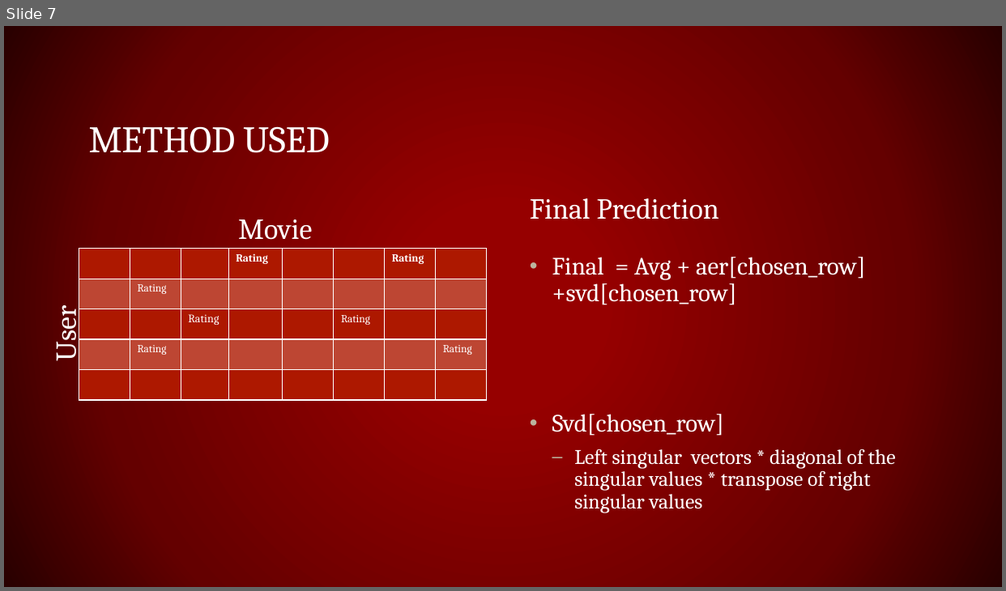
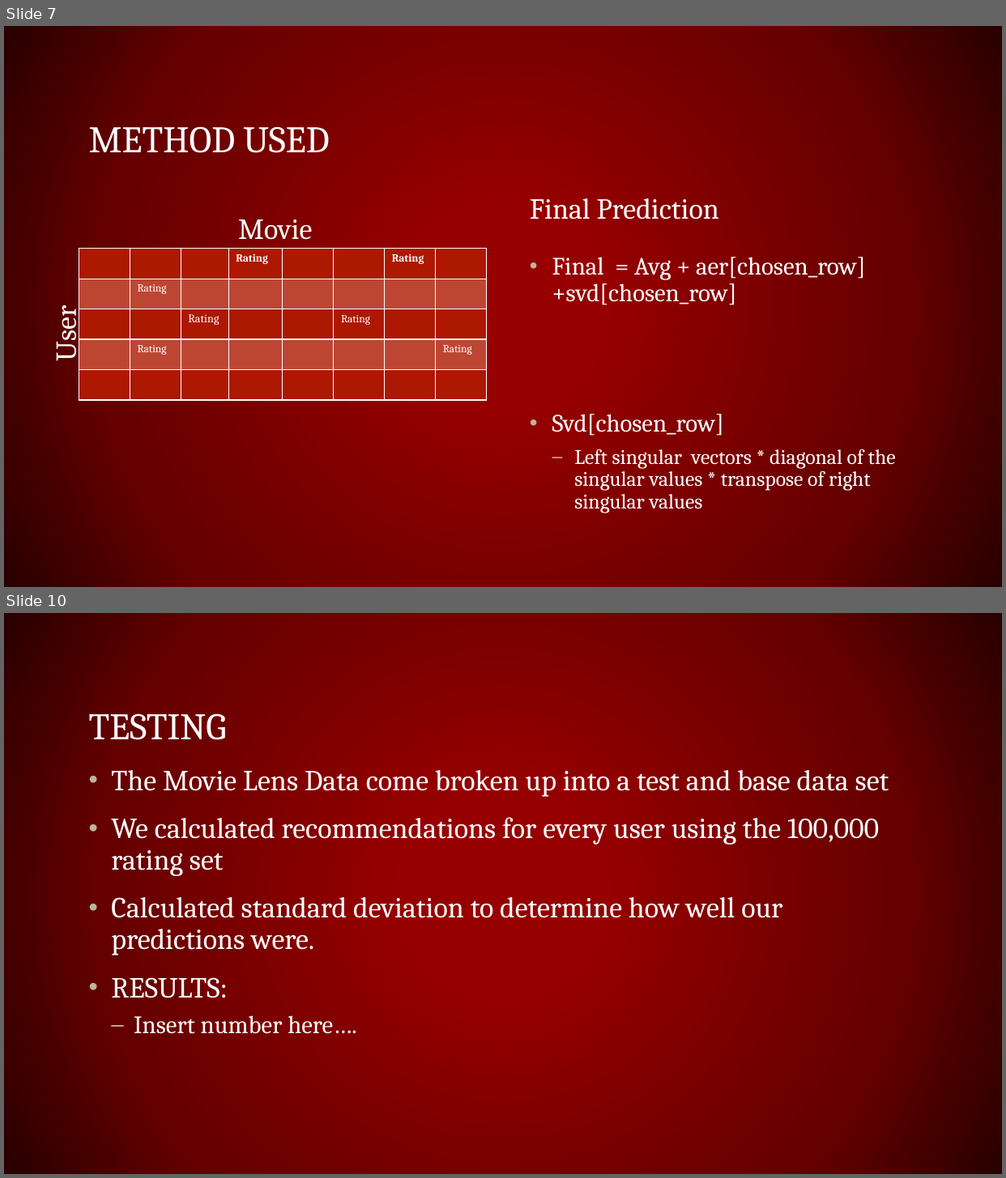
Before and after one commit to rwedoff/Recommendation-Systems-Project, a slide deck: Recommendation Systems.pptx. Shown one above the other, each under a label of ours: slide 7 before the commit, slides 7 and 10 after it; the slides between them are not shown. The pictures are 1006x591 and 1006x1178 pixels, drawn with LibreOffice and Linux fonts; fonts in the diff are those of the drawing. Boxes give left, top, right and bottom in pixels: in the first picture for what was removed or moved away, otherwise in the second. Text is boxed around its words. In the diff, an @@ line names an element or a change of style, - is before the commit and + after.

```diff
--- a/Recommendation Systems.pptx
+++ b/Recommendation Systems.pptx
@@ slide 10 added at <box>4,613,1002,1174</box>, background gradient #960000 to #650000 to #290000 @@
@@ title added at <box>89,713,227,740</box>, 36 pt, text #FFFFFF @@
+TESTING
@@ text added at <box>111,770,889,1034</box>, 28 pt, text #FFFFFF @@
+• The Movie Lens Data come broken up into a test and base data set
+• We calculated recommendations for every user using the 100,000 rating set
+• Calculated standard deviation to determine how well our predictions were.
+• RESULTS:
+  – Insert number here….
```
Also in this commit, not shown: 1 slide changed, 4 other slides added, 4 slides removed.
